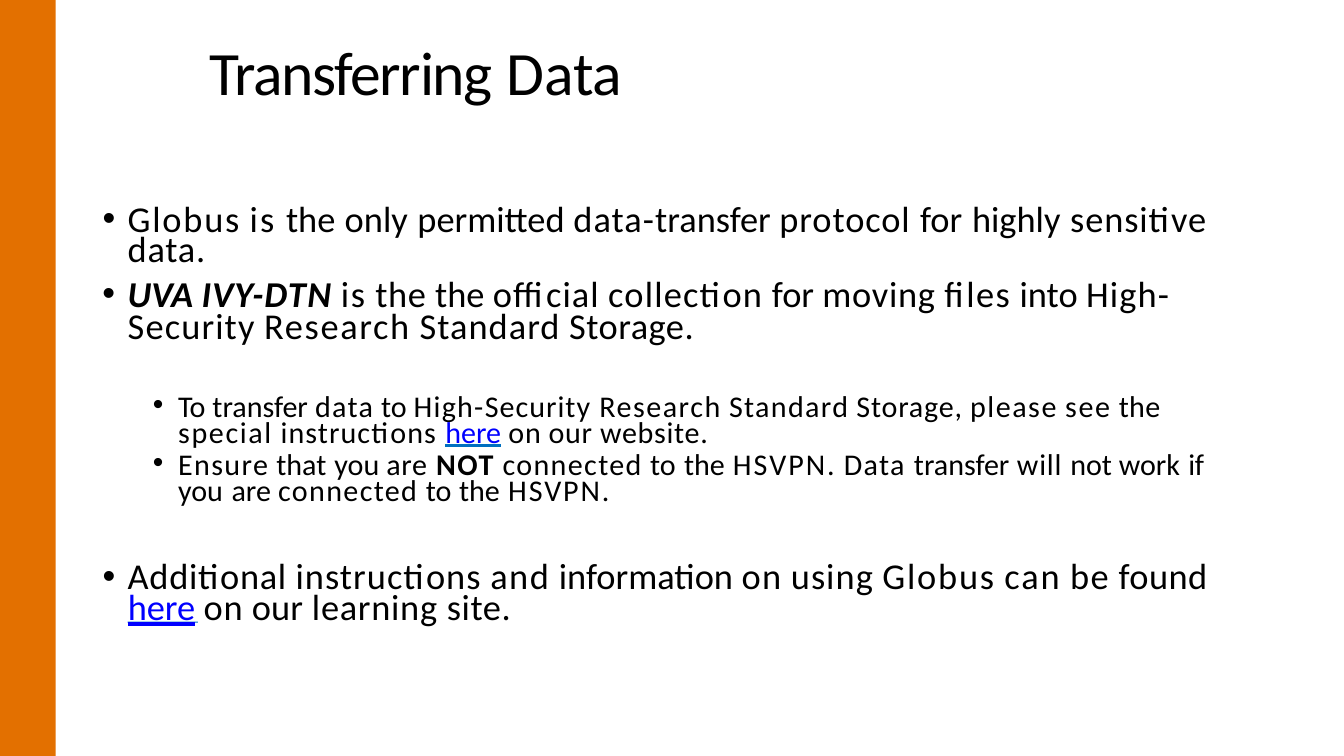
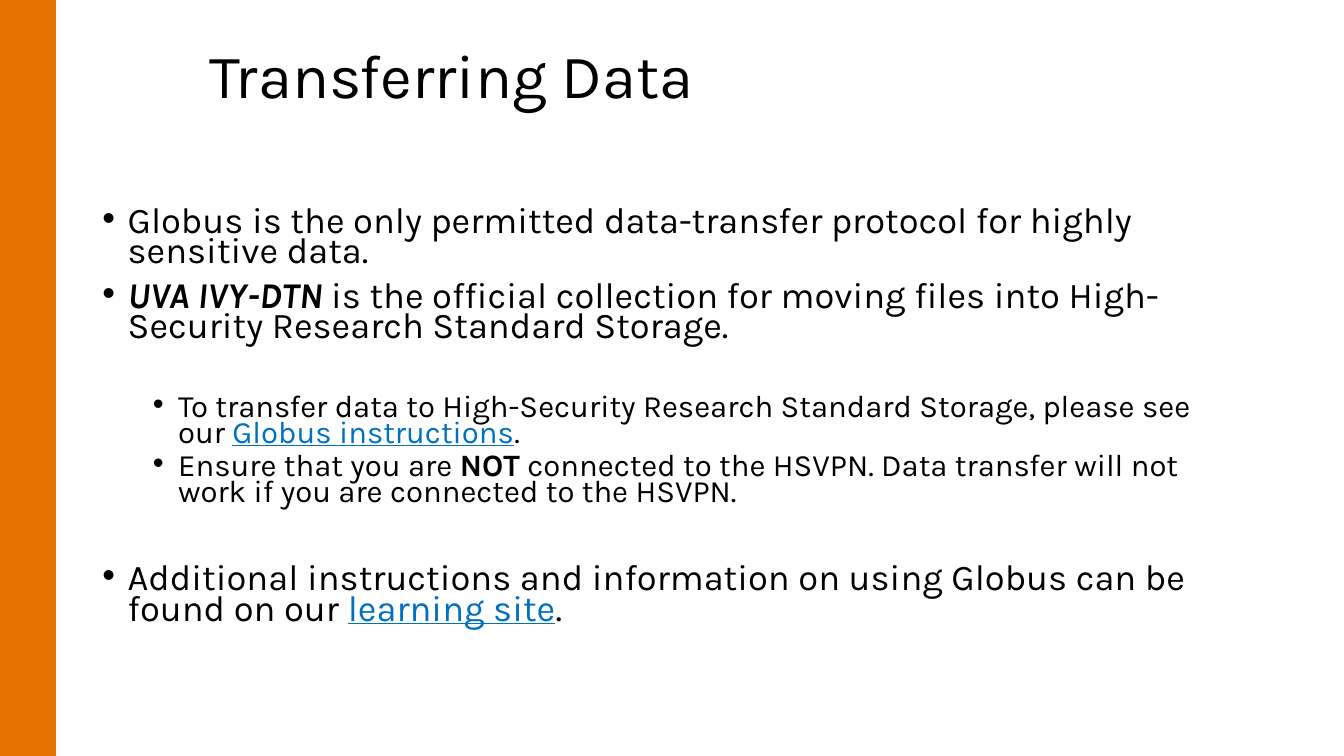
Before and after one commit to uvarc/rc-learning, a slide deck: slide 16 of content/notes/rio-intro/rio-intro.pptx (slide 17 before the commit). Drawn at 1344x756 pixels with LibreOffice and Linux fonts; fonts in the diff are those of the drawing; background and template pictures are left out. Boxes give left, top, right and bottom in pixels: in the first picture for what was removed or moved away, otherwise in the second. Text is boxed around its words. In the diff, an @@ line names an element or a change of style, - is before the commit and + after.

```diff
--- a/content/notes/rio-intro/rio-intro.pptx
+++ b/content/notes/rio-intro/rio-intro.pptx
@@ title "Transferring Data" at (x1=210, y1=55, x2=694, y2=113): font Calibri to Karla; letter spacing -1 to 0 pt in "Transferring"; letter spacing -0.2 to 0 pt in "Data"; indent changed; line spacing 1 to 0.9; less space between paragraphs @@
@@ text "Globus is the only permitted ..." moved from (x1=178, y1=396, x2=1204, y2=506) to (x1=128, y1=208, x2=1190, y2=630) @@
@@ text at (x1=128, y1=208, x2=1190, y2=446): text changed; size 21.5 to 25.9 pt; font Calibri to Karla @@
-• To transfer data to High-Security Research Standard Storage, please see the special instructions here on our website.
+• Globus is the only permitted data-transfer protocol for highly sensitive data.
+• UVA IVY-DTN is the official collection for moving files into High-Security Research Standard Storage.
+  • To transfer data to High-Security Research Standard Storage, please see our Globus instructions.
@@ text removed at (x1=128, y1=206, x2=1206, y2=241) @@
-• Globus is the only permitted data-transfer protocol for highly sensitive
@@ text removed at (x1=128, y1=232, x2=1169, y2=346) @@
-data.
-• UVA IVY-DTN is the the official collection for moving files into High-Security Research Standard Storage.
@@ text at (x1=178, y1=454, x2=1178, y2=510): size 21.5 to 22.2 pt, font Calibri to Karla in "Ensure that you are NOT connected to ..."; letter spacing 1 to 0 pt in "Ensure connected connected"; letter spacing 0.5 to 0 pt in "are"; letter spacing 1.1 to 0 pt in "NOT"; letter spacing 1.4 to 0 pt in "HSVPN. HSVPN."; letter spacing 0.9 to 0 pt in "Data"; letter spacing 0.6 to 0 pt in "will"; letter spacing -0.2 to 0 pt in "if"; list level 1 to 2 in "Ensure that you are NOT ..."; line spacing 0.73 to 0.7 @@
@@ text at (x1=128, y1=565, x2=1185, y2=630): paragraph added @@
+• Additional instructions and information on using Globus can be found on our learning site.
@@ text removed at (x1=128, y1=563, x2=1208, y2=598) @@
-• Additional instructions and information on using Globus can be found
@@ text removed at (x1=128, y1=594, x2=511, y2=627) @@
-here on our learning site.
@@ freeform shape removed at (x1=128, y1=622, x2=199, y2=623) @@
```
Also in this commit, not shown: 26 other slides changed, 13 slides added, 3 slides removed, 1 other file.
